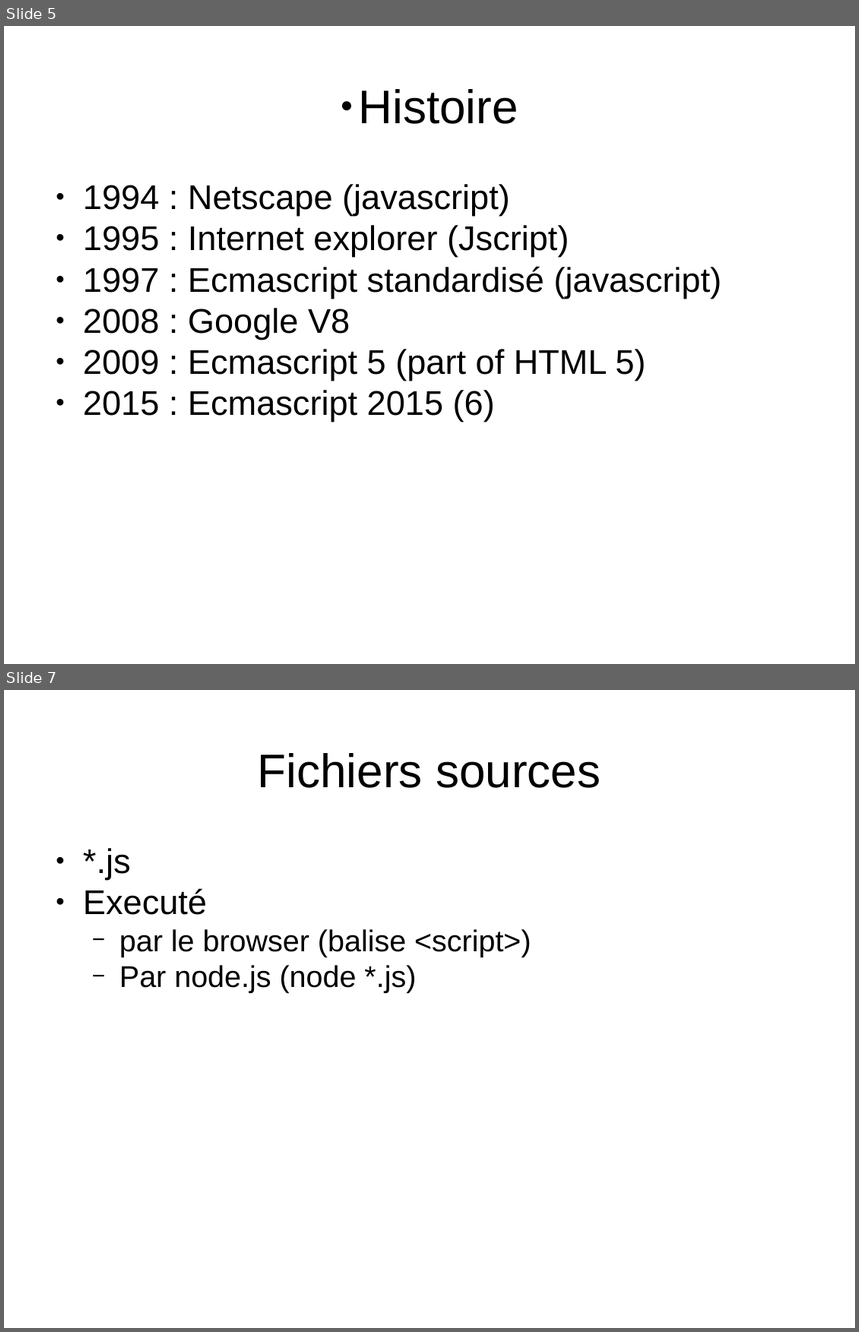
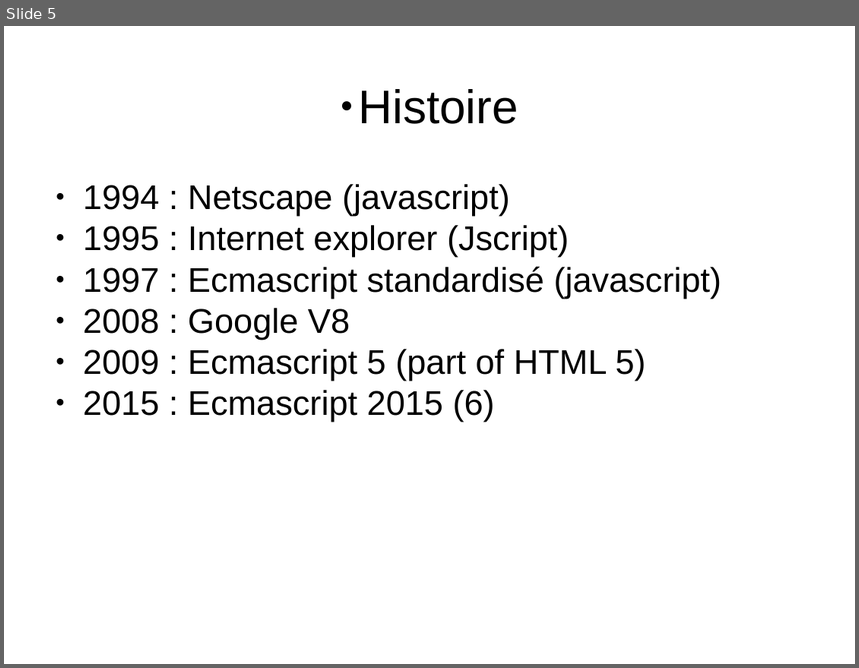
Before and after one commit to acouette/FormationJS, a slide deck: pres.pptx. Shown one above the other, each under a label of ours: slides 5 and 7 before the commit, slide 5 after it; the slides between them are not shown. The pictures are 859x1332 and 859x668 pixels, drawn with LibreOffice and Linux fonts; fonts in the diff are those of the drawing. Boxes give left, top, right and bottom in pixels: in the first picture for what was removed or moved away, otherwise in the second. Text is boxed around its words. In the diff, an @@ line names an element or a change of style, - is before the commit and + after.

```diff
--- a/pres.pptx
+++ b/pres.pptx
@@ slide 7 removed at <box>4,690,855,1328</box>, background #FFFFFF @@
@@ text removed at <box>258,753,601,788</box> @@
-Fichiers sources
@@ text removed at <box>83,848,531,993</box> @@
-● *.js
-● Executé
-  − par le browser (balise <script>)
-  − Par node.js (node *.js)
```
Also in this commit, not shown: 5 slides changed, 2 slides added, 1 other slide removed, 2 other files.
